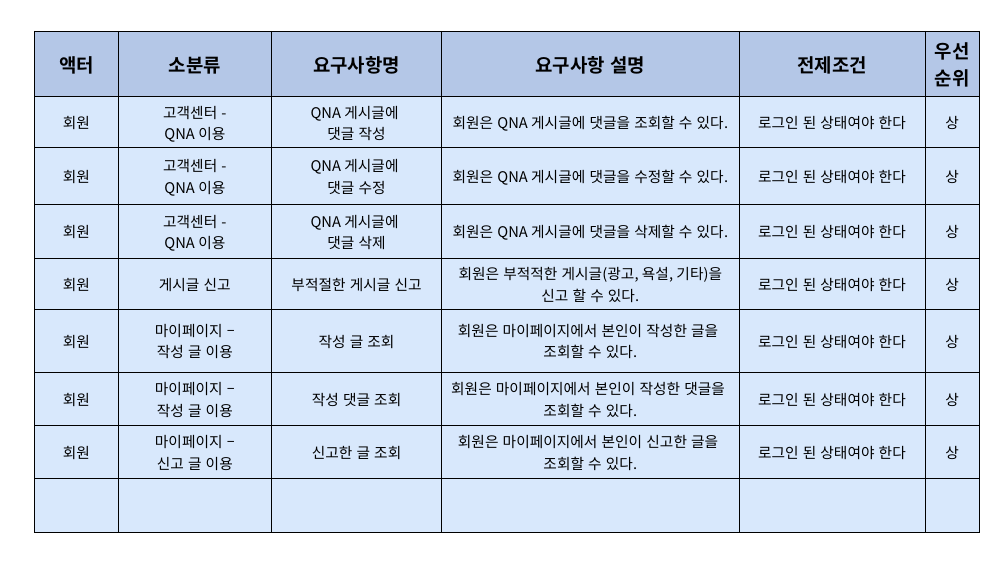
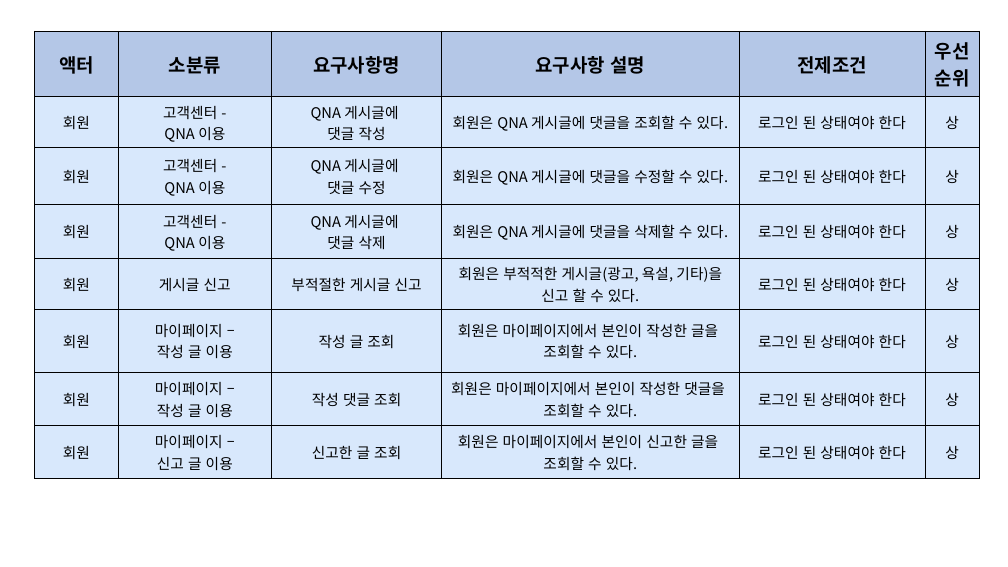
Before and after one commit to sedoll/team_pro4, a slide deck: slide 4 of output/요구사항_정의서/요구사항_정의서.pptx. Drawn at 1008x567 pixels with LibreOffice and Linux fonts; fonts in the diff are those of the drawing. Boxes give left, top, right and bottom in pixels: in the first picture for what was removed or moved away, otherwise in the second. Text is boxed around its words. In the diff, an @@ line names an element or a change of style, - is before the commit and + after.

```diff
--- a/output/요구사항_정의서/요구사항_정의서.pptx
+++ b/output/요구사항_정의서/요구사항_정의서.pptx
@@ table at (x1=35, y1=31, x2=980, y2=486) @@
-row 9:  |  |  |  |  | 
```
Also in this commit, not shown: 3 other slides changed, 5 other files.
